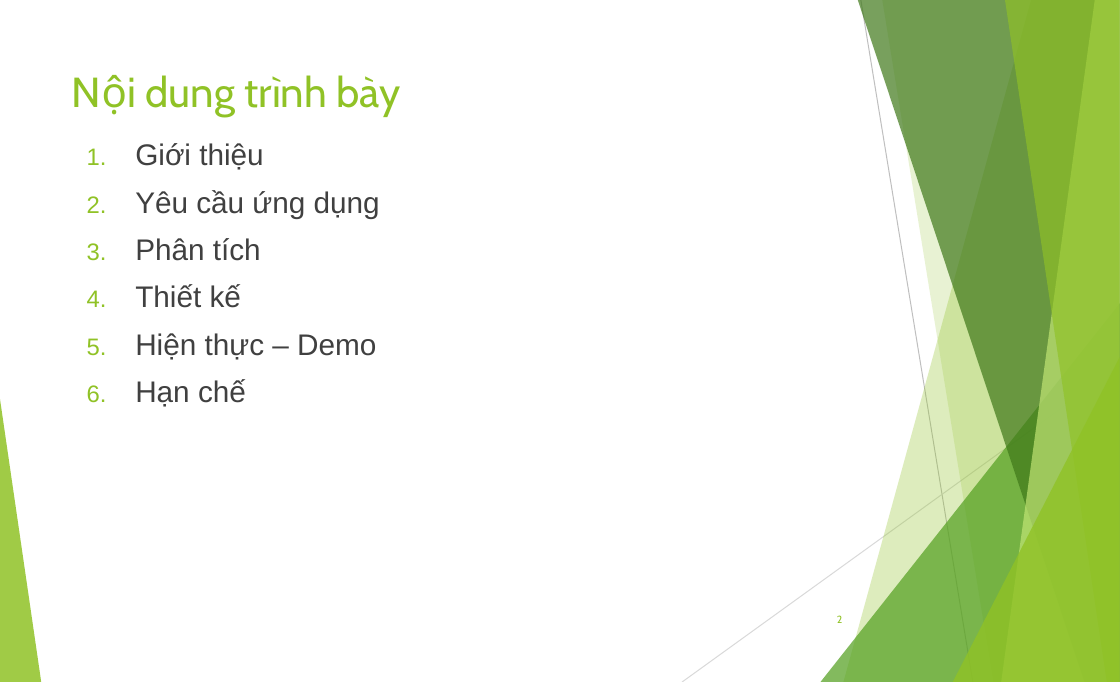
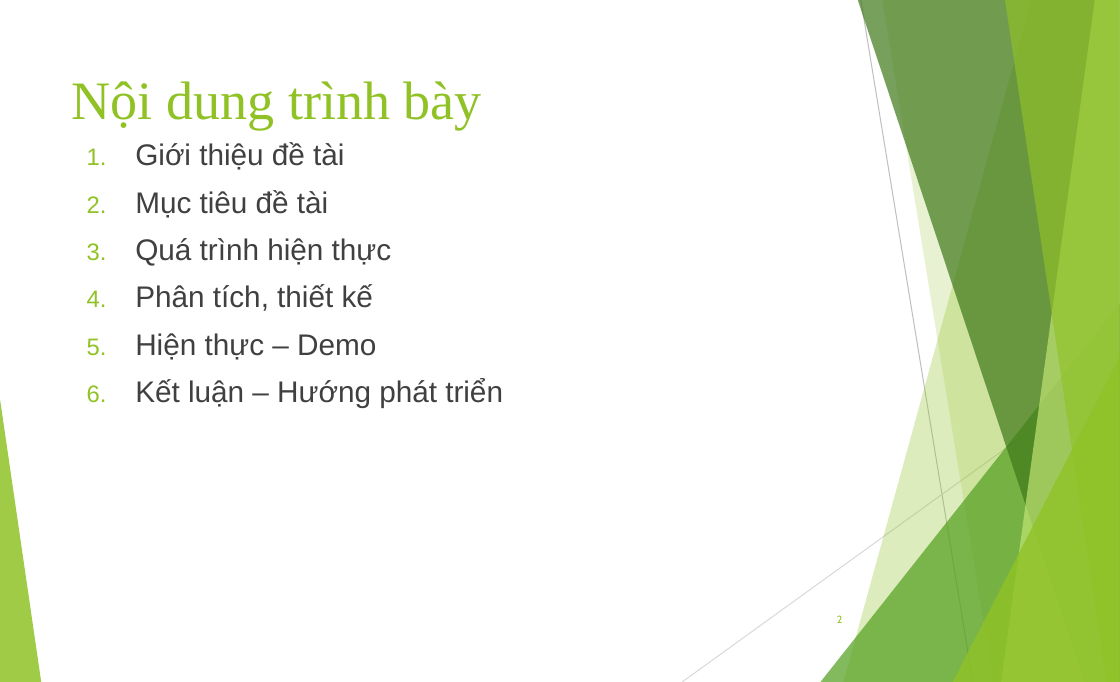
Before and after one commit to andy3520/intern-final-doc, a slide deck: slide 2 of doc/DOANTOTNGIEP.pptx. Drawn at 1120x682 pixels with LibreOffice and Linux fonts; fonts in the diff are those of the drawing. Boxes give left, top, right and bottom in pixels: in the first picture for what was removed or moved away, otherwise in the second. Text is boxed around its words. In the diff, an @@ line names an element or a change of style, - is before the commit and + after.

```diff
--- a/doc/DOANTOTNGIEP.pptx
+++ b/doc/DOANTOTNGIEP.pptx
@@ title "Nội dung trình bày" at <box>72,81,482,129</box>: size 31.1 to 40 pt, font Cabin to Times New Roman @@
@@ text at <box>135,142,392,311</box>: text changed @@
-1. Giới thiệu
-2. Yêu cầu ứng dụng
-3. Phân tích
-4. Thiết kế
+1. Giới thiệu đề tài
+2. Mục tiêu đề tài
+3. Quá trình hiện thực
+4. Phân tích, thiết kế
@@ text at <box>135,379,503,408</box>: text changed @@
-6. Hạn chế
+6. Kết luận – Hướng phát triển
```
Also in this commit, not shown: 10 other slides changed, 13 slides added, 9 slides removed.
